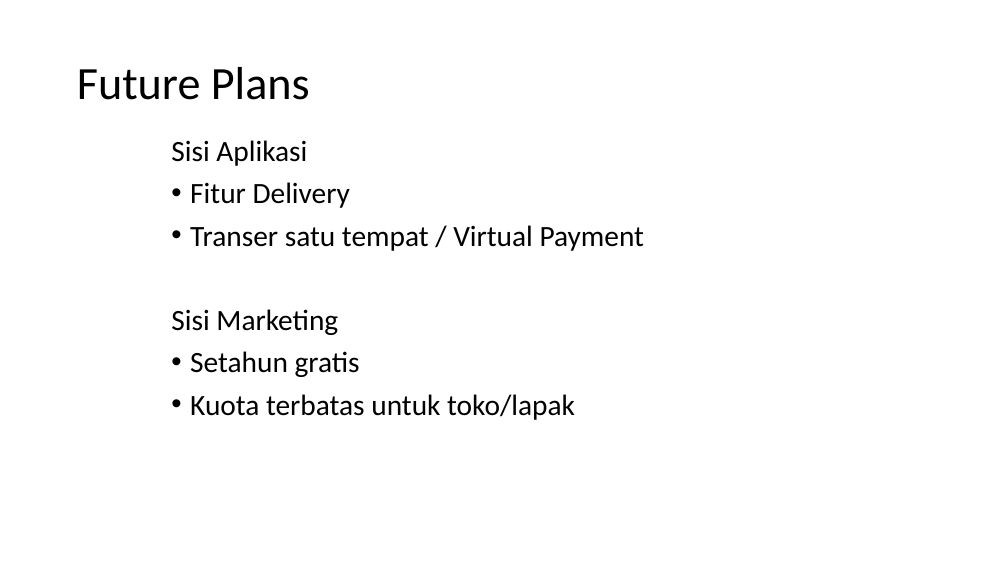
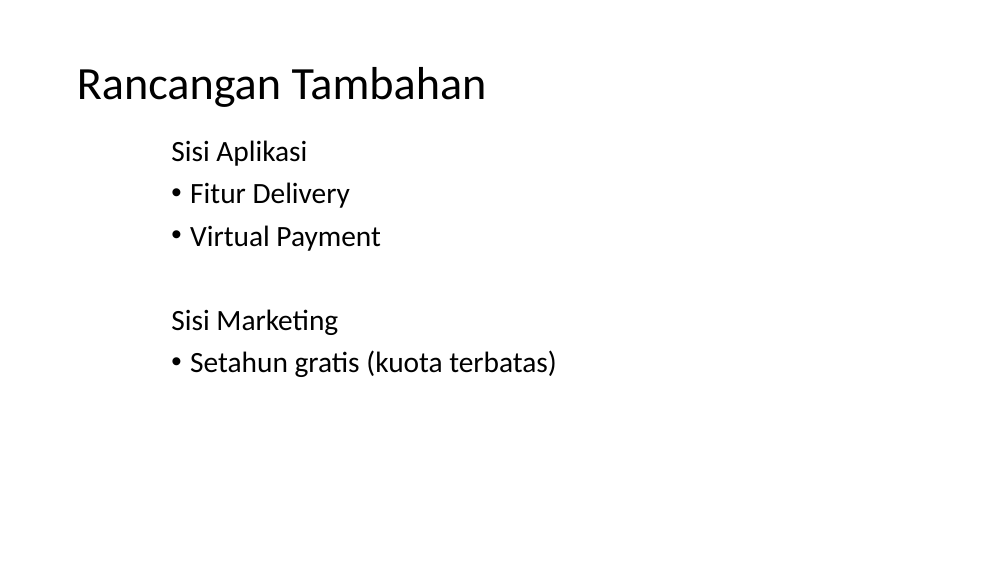
Before and after one commit to pierrekatuhe/WTB, a slide deck: slide 15 of New folder/Presentation.pptx (slide 12 before the commit). Drawn at 1008x567 pixels with LibreOffice and Linux fonts; fonts in the diff are those of the drawing. Boxes give left, top, right and bottom in pixels: in the first picture for what was removed or moved away, otherwise in the second. Text is boxed around its words. In the diff, an @@ line names an element or a change of style, - is before the commit and + after.

```diff
--- a/New folder/Presentation.pptx
+++ b/New folder/Presentation.pptx
@@ title at box(77, 67, 487, 107): text changed @@
-Future Plans
+Rancangan Tambahan
@@ text at box(190, 225, 380, 251): text changed @@
-• Transer satu tempat / Virtual Payment
+• Virtual Payment
@@ text at box(190, 350, 557, 377): text changed @@
-• Setahun gratis
-• Kuota terbatas untuk toko/lapak
+• Setahun gratis (kuota terbatas)
```
Also in this commit, not shown: 10 other slides changed, 5 slides added, 1 slide removed, 4 other files.
